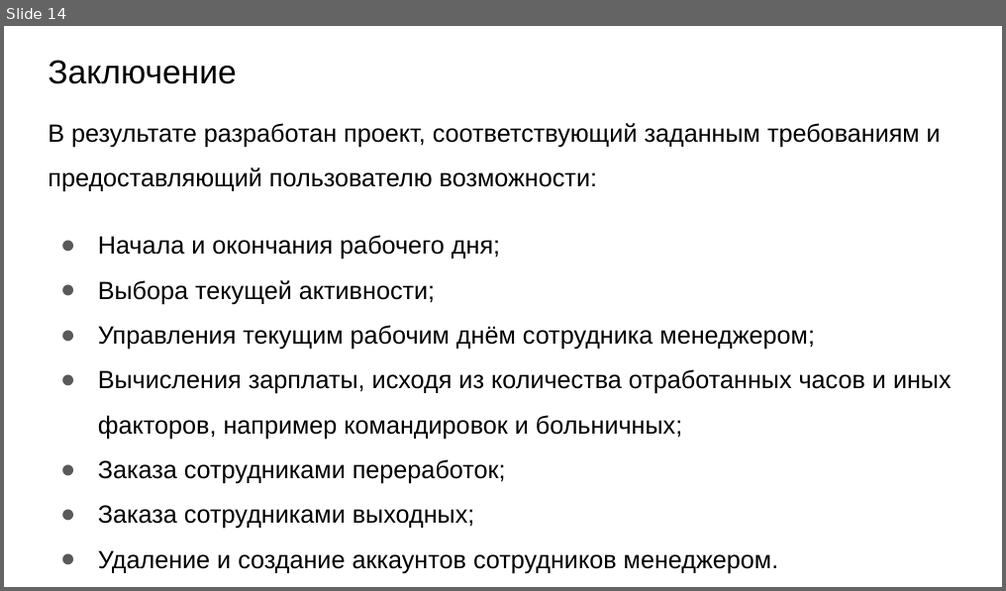
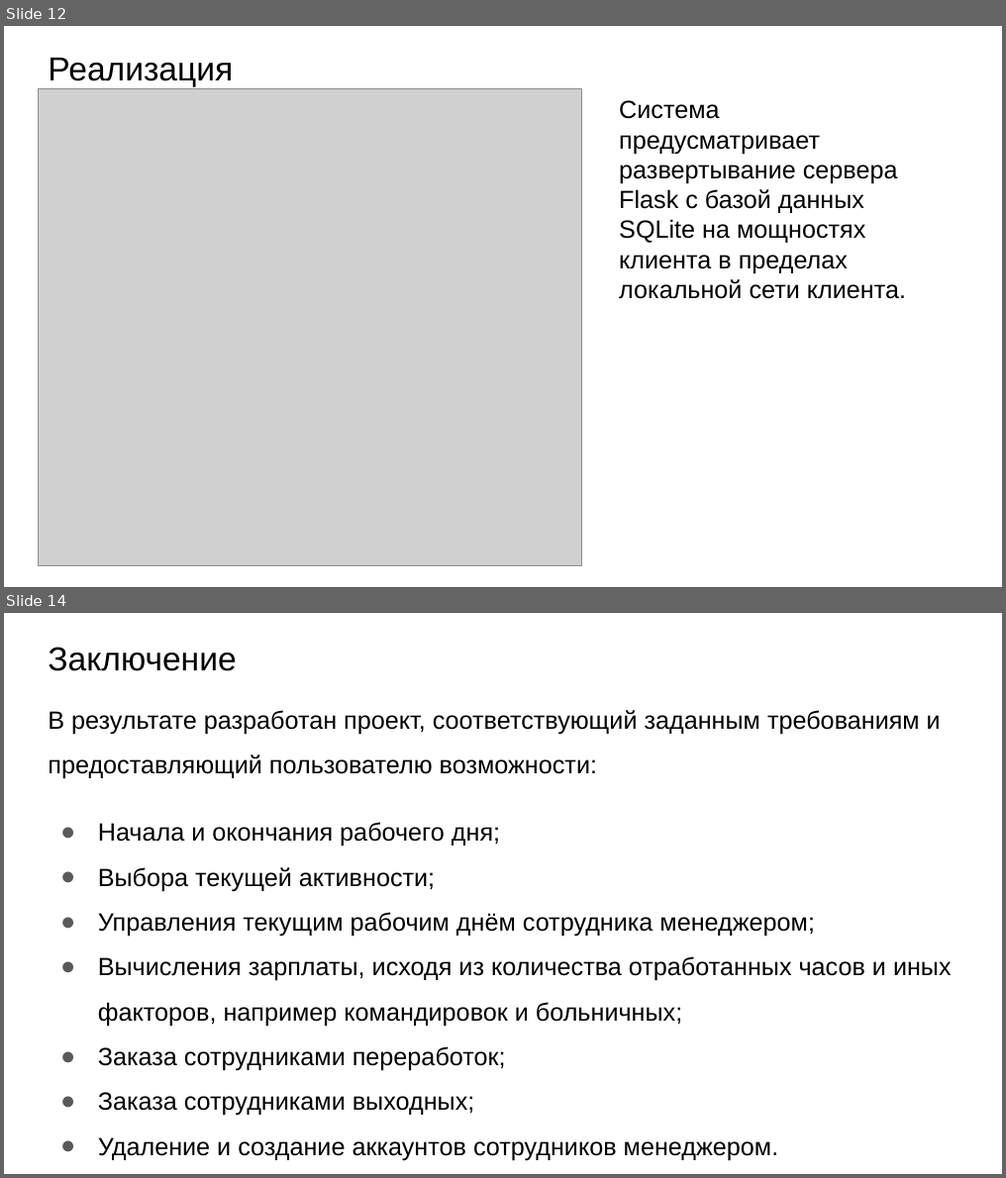
Before and after one commit to NikulinR/ITTimeRecording, a slide deck: Presentation.pptx. Shown one above the other, each under a label of ours: slide 14 before the commit, slides 12 and 14 after it; the slides between them are not shown. The pictures are 1006x591 and 1006x1178 pixels, drawn with LibreOffice and Linux fonts; fonts in the diff are those of the drawing; grey boxes stand for pictures. Boxes give left, top, right and bottom in pixels: in the first picture for what was removed or moved away, otherwise in the second. Text is boxed around its words. In the diff, an @@ line names an element or a change of style, - is before the commit and + after.

```diff
--- a/Presentation.pptx
+++ b/Presentation.pptx
@@ slide 12 added at (x1=4, y1=26, x2=1002, y2=587), background #FFFFFF @@
@@ title added at (x1=48, y1=58, x2=233, y2=87), 24 pt, text #000000 @@
+Реализация
@@ picture added at (x1=38, y1=89, x2=582, y2=566) @@
@@ text added at (x1=619, y1=100, x2=906, y2=299), 18 pt, text #000000 @@
+Система предусматривает развертывание сервера Flask с базой данных SQLite на мощностях клиента в пределах локальной сети клиента.
```
Also in this commit, not shown: 7 slides changed, 1 slide removed.
